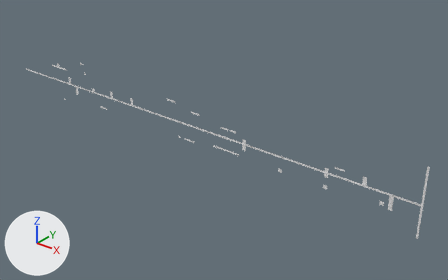
A saved change to the OBJ model Assets/Tiled2Unity/Meshes/Pietro_Mondo2_Medio3.obj.
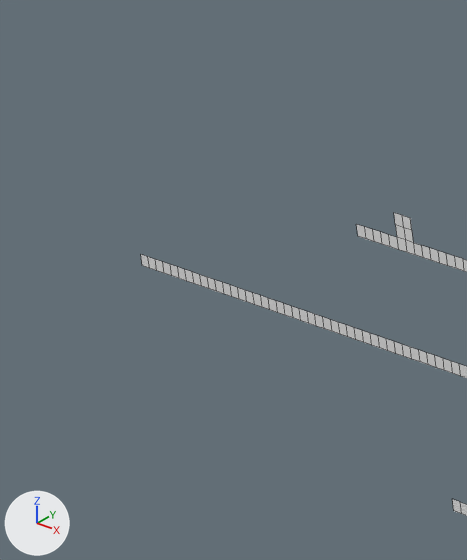
Old and new are each drawn whole from a 50 mm lens placed at (37.4, -114.4, 60.7), pointed at (-59.0, 6.0, -14.0) and again close up on the part from 2% to 15% of the width and 13% to 38% of the height. Arrows for +X, +Y and +Z are at lower left; the lights stay in place. The close-ups show mesh edges as thin lines. Where no turn or scale is listed for an object, it has been applied to the vertices.

In view in the first close-up: 'Pietro_Mondo2_Medio3'.
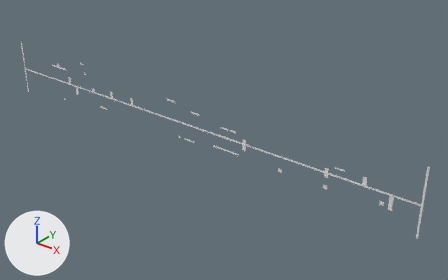
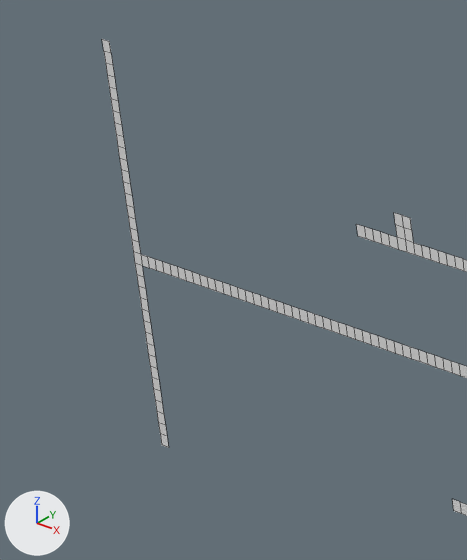
Boxes [x1, y1, x2, y2] around the edits, measured in the close-ups (467 x 560 px):
'Pietro_Mondo2_Medio3', reshaped
    before: [141, 213, 467, 516]
    after: [102, 39, 467, 516]
part 1 of me_pietro_mondo2_medio3, added
    after: [102, 39, 169, 448]

The change, as a diff of the scene's bpy script:
```diff
--- a/Assets/Tiled2Unity/Meshes/Pietro_Mondo2_Medio3.obj.py
+++ b/Assets/Tiled2Unity/Meshes/Pietro_Mondo2_Medio3.obj.py
@@ me_pietro_mondo2_medio3 @@
 # used by ob_pietro_mondo2_medio3; location = (0.0, 0.0, 0.0)
-me_pietro_mondo2_medio3.from_pydata(...)  # 952 vertices, 481 faces; spans x -140.3..0.0, y 0.0, z -17.9..0.0
+me_pietro_mondo2_medio3.from_pydata(...)  # 1022 vertices, 516 faces; spans x -140.8..0.0, y 0.0, z -17.9..0.0
+# me_pietro_mondo2_medio3 part 1
+# 36 vertices are added at x -140.8, y 0.0, z -17.9..0.0
+# 34 new vertices lie (0.5, 0.0, 0.0) away from vertices in x -140.8, y 0.0, z -17.9..0.0
+# 35 new faces join them
```
